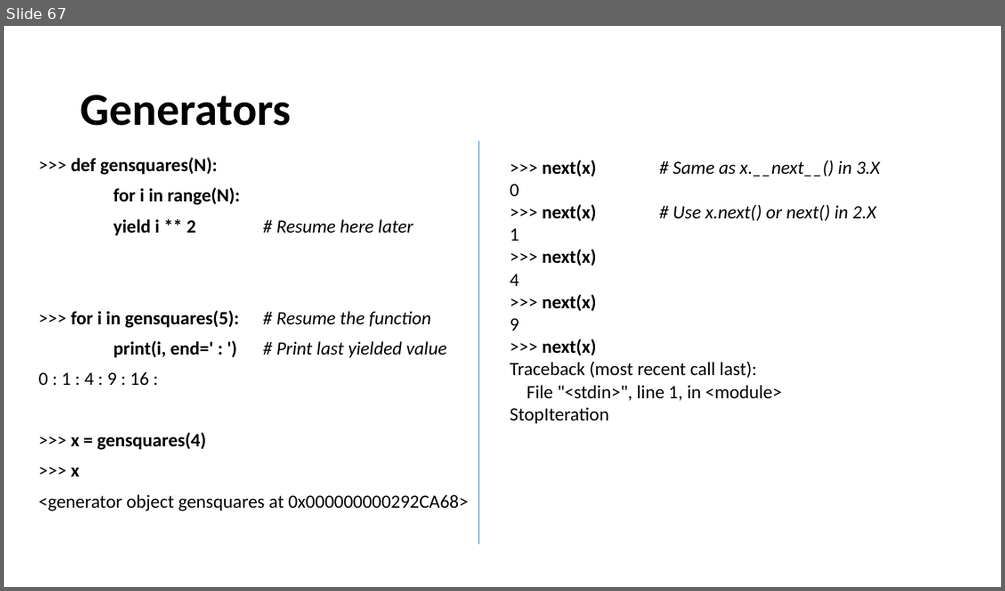
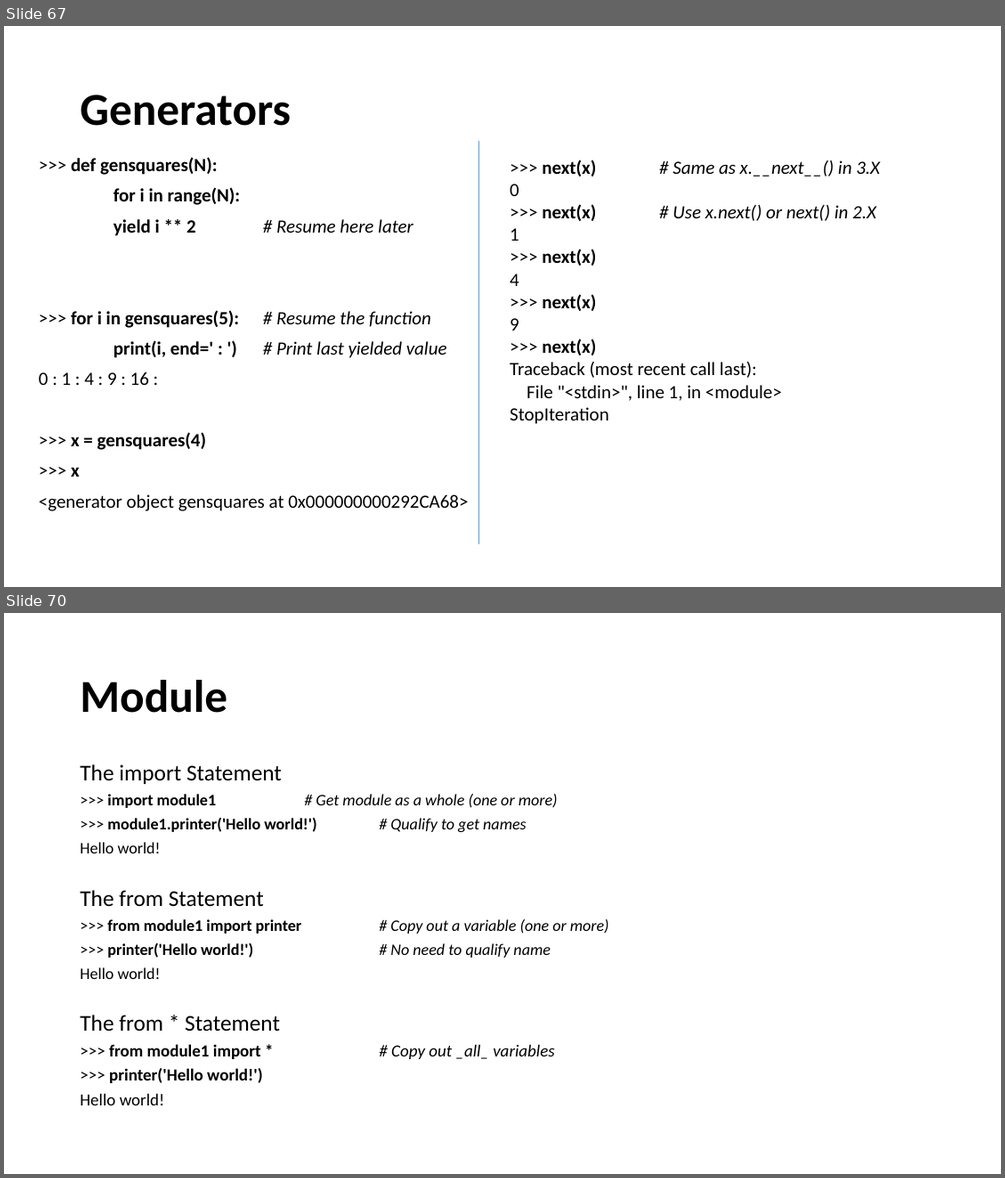
Before and after one commit to ankitagrawal579/Python, a slide deck: Python Ppt.pptx. Shown one above the other, each under a label of ours: slide 67 before the commit, slides 67 and 70 after it; the slides between them are not shown. The pictures are 1005x591 and 1005x1178 pixels, drawn with LibreOffice and Linux fonts; fonts in the diff are those of the drawing. Boxes give left, top, right and bottom in pixels: in the first picture for what was removed or moved away, otherwise in the second. Text is boxed around its words. In the diff, an @@ line names an element or a change of style, - is before the commit and + after.

```diff
--- a/Python Ppt.pptx
+++ b/Python Ppt.pptx
@@ slide 70 added at [4,613,1001,1174], background #FFFFFF @@
@@ title added at [80,680,227,713], 44 pt, text #000000, bold @@
+Module
@@ text added at [80,764,609,1105], 15.5 pt, text #000000 @@
+The import Statement
+>>> import module1 # Get module as a whole (one or more)
+>>> module1.printer('Hello world!') # Qualify to get names
+Hello world!
+The from Statement
+>>> from module1 import printer # Copy out a variable (one or more)
+>>> printer('Hello world!') # No need to qualify name
+Hello world!
+The from * Statement
+>>> from module1 import * # Copy out _all_ variables
+>>> printer('Hello world!')
+Hello world!
```
Also in this commit, not shown: 3 other slides added.
